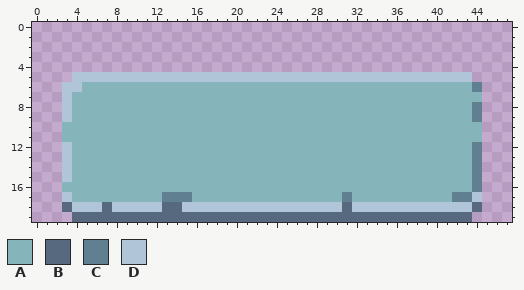
A pixel-art file gets an edit: assets/art/button_pressed_regular.aseprite. That is the earlier state.
48x20 pixels, 1 frame.
Palette (. is transparent): A #86b4bb  B #57697f  C #607f90  D #b1c5d8
Pixels before, first column x 3:
 5 .DDDDDDDDDDDDDDDDDDDDDDDDDDDDDDDDDDDDDDDD.
 6 DDAAAAAAAAAAAAAAAAAAAAAAAAAAAAAAAAAAAAAAAC
 7 DAAAAAAAAAAAAAAAAAAAAAAAAAAAAAAAAAAAAAAAAA
 8 DAAAAAAAAAAAAAAAAAAAAAAAAAAAAAAAAAAAAAAAAC
 9 DAAAAAAAAAAAAAAAAAAAAAAAAAAAAAAAAAAAAAAAAC
10 AAAAAAAAAAAAAAAAAAAAAAAAAAAAAAAAAAAAAAAAAA
11 AAAAAAAAAAAAAAAAAAAAAAAAAAAAAAAAAAAAAAAAAA
12 DAAAAAAAAAAAAAAAAAAAAAAAAAAAAAAAAAAAAAAAAC
13 DAAAAAAAAAAAAAAAAAAAAAAAAAAAAAAAAAAAAAAAAC
14 DAAAAAAAAAAAAAAAAAAAAAAAAAAAAAAAAAAAAAAAAC
15 DAAAAAAAAAAAAAAAAAAAAAAAAAAAAAAAAAAAAAAAAC
16 AAAAAAAAAAAAAAAAAAAAAAAAAAAAAAAAAAAAAAAAAC
17 DAAAAAAAAACCCAAAAAAAAAAAAAAACAAAAAAAAAACCD
18 BDDDBDDDDDBBDDDDDDDDDDDDDDDDBDDDDDDDDDDDDB
19 .BBBBBBBBBBBBBBBBBBBBBBBBBBBBBBBBBBBBBBBB.
After the commit:
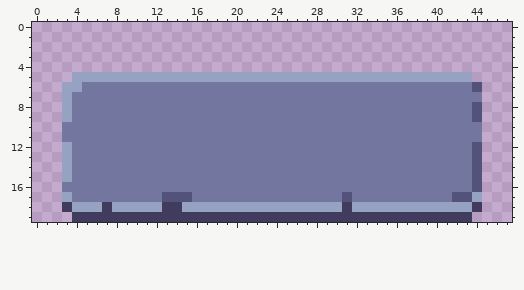
The author wrote: feat(assets): new UI assets for combat scene, including buttons
What changed:
colour A: #86b4bb -> #7377a0
colour B: #57697f -> #413c5d
colour C: #607f90 -> #53527a
colour D: #b1c5d8 -> #95a2c1
Pixel boxes of the changes (left, top, right, bottom) in both pictures:
changed: (62, 72, 482, 222)
